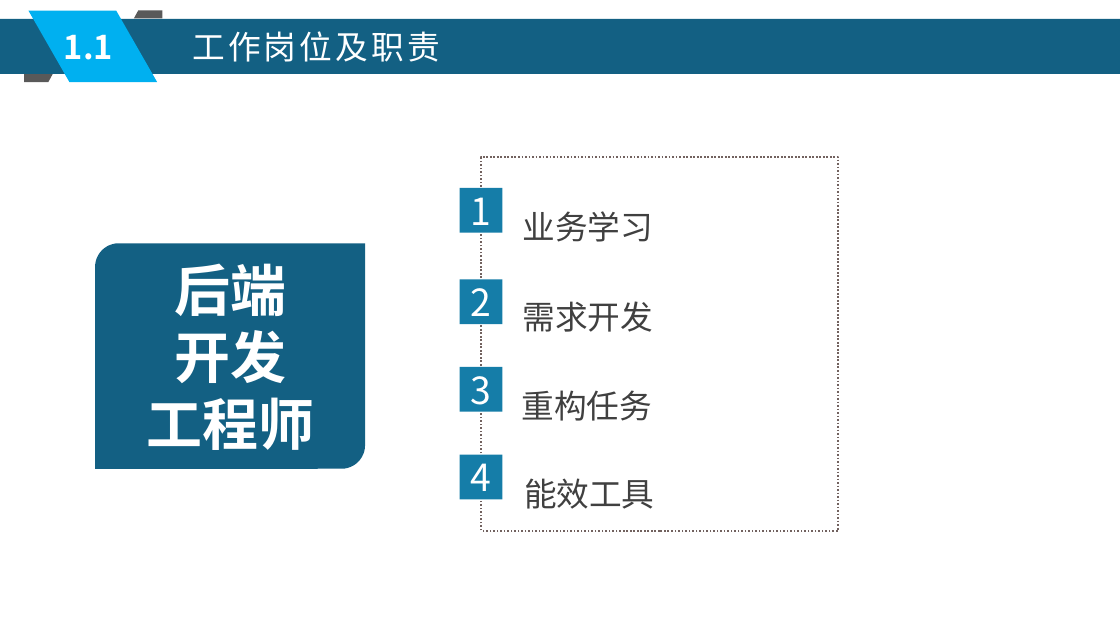
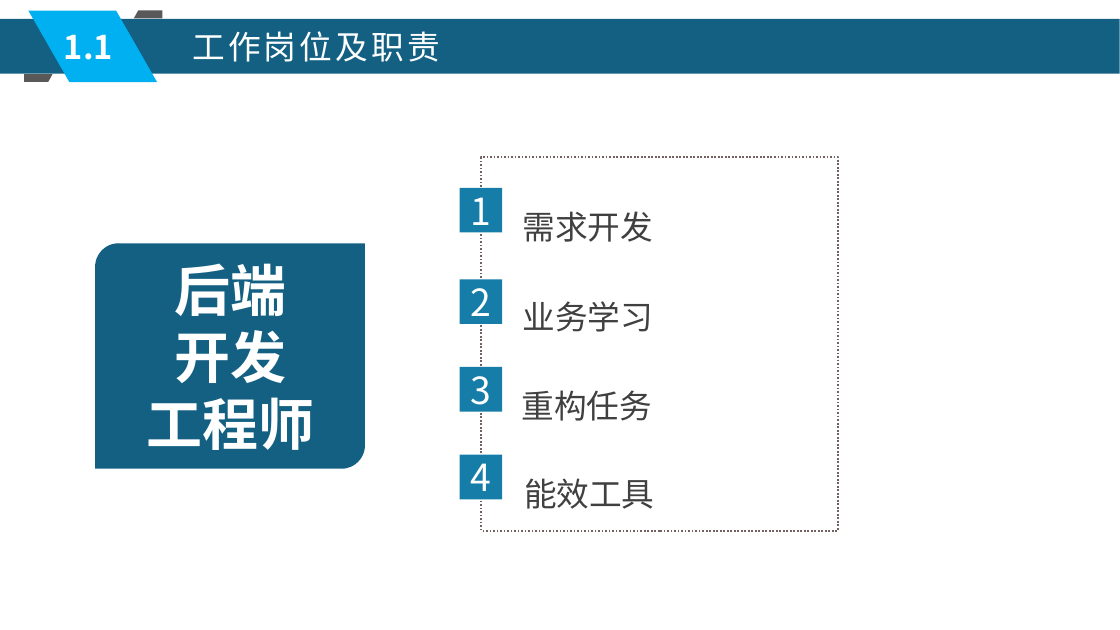
Before and after one commit to xljnc/husky-starter, a slide deck: slide 4 of doc/zzdb.pptx. Drawn at 1120x630 pixels with LibreOffice and Linux fonts; fonts in the diff are those of the drawing. Boxes give left, top, right and bottom in pixels: in the first picture for what was removed or moved away, otherwise in the second. Text is boxed around its words. In the diff, an @@ line names an element or a change of style, - is before the commit and + after.

```diff
--- a/doc/zzdb.pptx
+++ b/doc/zzdb.pptx
@@ freeform shape at [24, 74, 53, 82]: outline redrawn @@
@@ text "需求开发": place and size @@
-text "需求开发" at [523, 301, 654, 332]
+text "需求开发" at [522, 211, 653, 242]
@@ text "业务学习": place and size @@
-text "业务学习" at [522, 211, 653, 242]
+text "业务学习" at [523, 301, 654, 332]
```
Also in this commit, not shown: 11 other slides changed.
